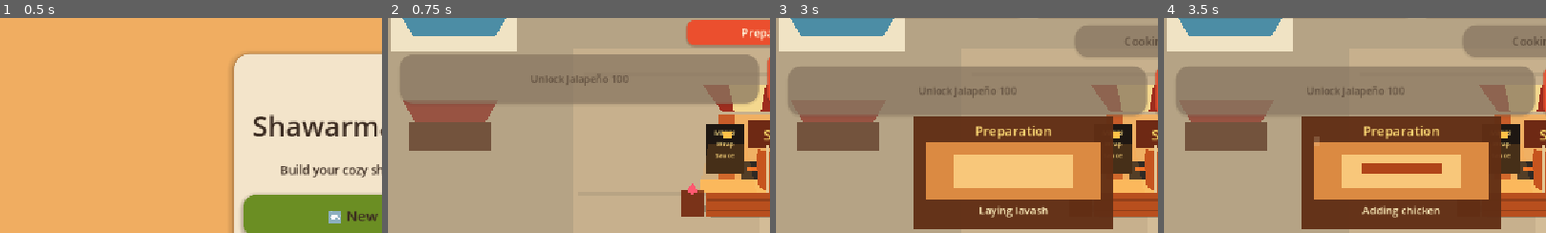
Above: before the commit, frames 1-4 (left to right).
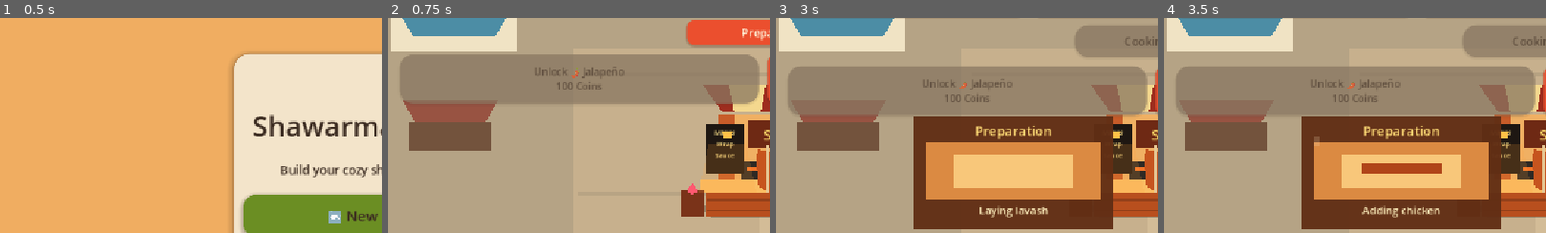
Above: after the commit, the same moments.

Repository: pyto159/ShawarmaEmpire
Game: Godot game, scene res://Scenes/MainMenu.tscn
The game is run twice, just before and just after one commit, with the same random seed, the same clock (stepped at 60 frames per second) and the same inputs.
Inputs:
- Up to frame 1 (0.5 s): no input
- Up to frame 2 (0.75 s): click "🆕 New Game" at 0.5 s
- Up to frame 3 (3 s): click "Lv. 1 • Basic Grill Next: Bet…" at 1.25 s; click "Lv. 1 • Basic Grill Next: Bet…" at 2 s; click "Prepare" at 2.75 s
- Up to frame 4 (3.5 s): no input
The pictures show only the part of the screen within x 1-51%, y 14-64%; the shares and areas given below are measured in that part.

Frame 1 is identical in both runs. In frame 2, 0.8% of the frame differs, in the area x 37-63%, y 22-34%; in frame 3, 0.8%, in the area x 37-63%, y 28-40%; in frame 4, 0.8%.

Commit message:
Expand premium ingredient progression

Diff:
--- a/shawarma-empire/Managers/IngredientManager.gd
+++ b/shawarma-empire/Managers/IngredientManager.gd
@@ -31,18 +31,18 @@
 	INGREDIENT_ID_CUCUMBER,
 ]
 const INGREDIENT_DEFINITIONS: Dictionary = {
-	INGREDIENT_ID_LAVASH: {"display_name": "Lavash"},
-	INGREDIENT_ID_CHICKEN: {"display_name": "Chicken"},
-	INGREDIENT_ID_GARLIC_SAUCE: {"display_name": "Garlic Sauce"},
-	INGREDIENT_ID_TOMATO: {"display_name": "Tomato"},
-	INGREDIENT_ID_CUCUMBER: {"display_name": "Cucumber"},
-	INGREDIENT_ID_JALAPENO: {"display_name": "Jalapeño"},
-	INGREDIENT_ID_SPICY_SAUCE: {"display_name": "Spicy Sauce"},
-	INGREDIENT_ID_CHEESE: {"display_name": "Cheese"},
-	INGREDIENT_ID_BBQ_SAUCE: {"display_name": "BBQ Sauce"},
-	INGREDIENT_ID_ONION: {"display_name": "Onion"},
-	INGREDIENT_ID_DOUBLE_CHICKEN: {"display_name": "Double Chicken"},
-	INGREDIENT_ID_LETTUCE: {"display_name": "Lettuce"},
+	INGREDIENT_ID_LAVASH: {"display_name": "Lavash", "icon": "🌯"},
+	INGREDIENT_ID_CHICKEN: {"display_name": "Chicken", "icon": "🍗"},
+	INGREDIENT_ID_GARLIC_SAUCE: {"display_name": "Garlic Sauce", "icon": "🧄"},
+	INGREDIENT_ID_TOMATO: {"display_name": "Tomato", "icon": "🍅"},
+	INGREDIENT_ID_CUCUMBER: {"display_name": "Cucumber", "icon": "🥒"},
+	INGREDIENT_ID_JALAPENO: {"display_name": "Jalapeño", "icon": "🌶️"},
+	INGREDIENT_ID_SPICY_SAUCE: {"display_name": "Spicy Sauce", "icon": "🔥"},
+	INGREDIENT_ID_CHEESE: {"display_name": "Cheese", "icon": "🧀"},
+	INGREDIENT_ID_BBQ_SAUCE: {"display_name": "BBQ Sauce", "icon": "🍖"},
+	INGREDIENT_ID_ONION: {"display_name": "Onion", "icon": "🧅"},
+	INGREDIENT_ID_DOUBLE_CHICKEN: {"display_name": "Double Chicken", "icon": "🍗"},
+	INGREDIENT_ID_LETTUCE: {"display_name": "Lettuce", "icon": "🥬"},
 }
 const INGREDIENT_UNLOCK_ORDER: Array[String] = [
 	INGREDIENT_ID_JALAPENO,
@@ -129,6 +129,20 @@
 	return str(ingredient_data.get("display_name", ingredient_id.capitalize()))
 
 
+func get_display_label(ingredient_id: String) -> String:
+	var ingredient_icon: String = get_icon(ingredient_id)
+	var display_name: String = get_display_name(ingredient_id)
+	if ingredient_icon.is_empty():
+		return display_name
+
+	return "%s %s" % [ingredient_icon, display_name]
+
+
+func get_icon(ingredient_id: String) -> String:
+	var ingredient_data: Dictionary = _get_ingredient_data(ingredient_id)
+	return str(ingredient_data.get("icon", ""))
+
+
 func get_unlock_cost(ingredient_id: String) -> int:
 	return economy_config.get_ingredient_cost(ingredient_id)
 
--- a/shawarma-empire/Resources/Economy/EconomyConfig.tres
+++ b/shawarma-empire/Resources/Economy/EconomyConfig.tres
@@ -20,10 +20,10 @@
 "jalapeno": 100,
 "spicy_sauce": 150,
 "cheese": 250,
-"onion": 300,
-"bbq_sauce": 350,
-"double_chicken": 450,
-"lettuce": 500
+"onion": 350,
+"bbq_sauce": 450,
+"double_chicken": 600,
+"lettuce": 300
 }
 recipe_rewards = {
 "res://Resources/Recipes/ClassicShawarma.tres": 15,
--- a/shawarma-empire/Scenes/Main.gd
+++ b/shawarma-empire/Scenes/Main.gd
@@ -27,6 +27,7 @@
 	_configure_customer_spawner()
 	_configure_spawn_timer()
 	_connect_cooking_stand()
+	_connect_progression_signals()
 	game_hud.set_cooking_stand(cooking_stand)
 	_try_spawn_customer()
 
@@ -78,6 +79,11 @@
 		cooking_stand.cooking_completed.connect(_on_cooking_completed)
 
 
+func _connect_progression_signals() -> void:
+	if not GameManager.recipes_changed.is_connected(_on_recipes_changed):
+		GameManager.recipes_changed.connect(_on_recipes_changed)
+
+
 func _on_spawn_timer_timeout() -> void:
 	_try_spawn_customer()
 
@@ -119,6 +125,14 @@
 		customer.assign_order(order)
 
 
+func _refresh_customer_recipe_options() -> void:
+	var available_recipes: Array[Recipe] = GameManager.get_unlocked_recipes()
+	for child: Node in spawned_customers.get_children():
+		if child is Customer:
+			var customer: Customer = child as Customer
+			customer.available_recipes = available_recipes
+
+
 func _on_customer_left(_customer: Customer) -> void:
 	AudioManager.play_customer_leave()
 	_update_active_customer()
@@ -134,6 +148,11 @@
 	AudioManager.play_queue_move()
 	_update_active_customer()
 	call_deferred("_try_spawn_customer")
+
+
+func _on_recipes_changed() -> void:
+	_refresh_customer_recipe_options()
+	_update_active_customer()
 
 
 func _update_active_customer() -> void:
--- a/shawarma-empire/Scripts/Economy/EconomyConfig.gd
+++ b/shawarma-empire/Scripts/Economy/EconomyConfig.gd
@@ -19,10 +19,10 @@
 	"jalapeno": 100,
 	"spicy_sauce": 150,
 	"cheese": 250,
-	"onion": 300,
-	"bbq_sauce": 350,
-	"double_chicken": 450,
-	"lettuce": 500,
+	"onion": 350,
+	"bbq_sauce": 450,
+	"double_chicken": 600,
+	"lettuce": 300,
 }
 const FALLBACK_RECIPE_REWARDS: Dictionary = {
 	"res://Resources/Recipes/ClassicShawarma.tres": 15,
--- a/shawarma-empire/Scripts/UI/GameHUD.gd
+++ b/shawarma-empire/Scripts/UI/GameHUD.gd
@@ -219,7 +219,10 @@
 		return
 
 	ingredient_unlock_button.disabled = not IngredientManager.can_unlock(ingredient_id)
-	ingredient_unlock_button.text = "Unlock " + IngredientManager.get_display_name(ingredient_id) + " " + str(IngredientManager.get_unlock_cost(ingredient_id))
+	ingredient_unlock_button.text = "Unlock %s\n%d Coins" % [
+		IngredientManager.get_display_label(ingredient_id),
+		IngredientManager.get_unlock_cost(ingredient_id),
+	]
 
 
 func _get_cooking_status_text() -> String:
Not shown, added: Docs/BALANCE.md
Not shown, changed: Docs/GAME_DESIGN.md
Not shown, changed: Docs/TECHNICAL.md
